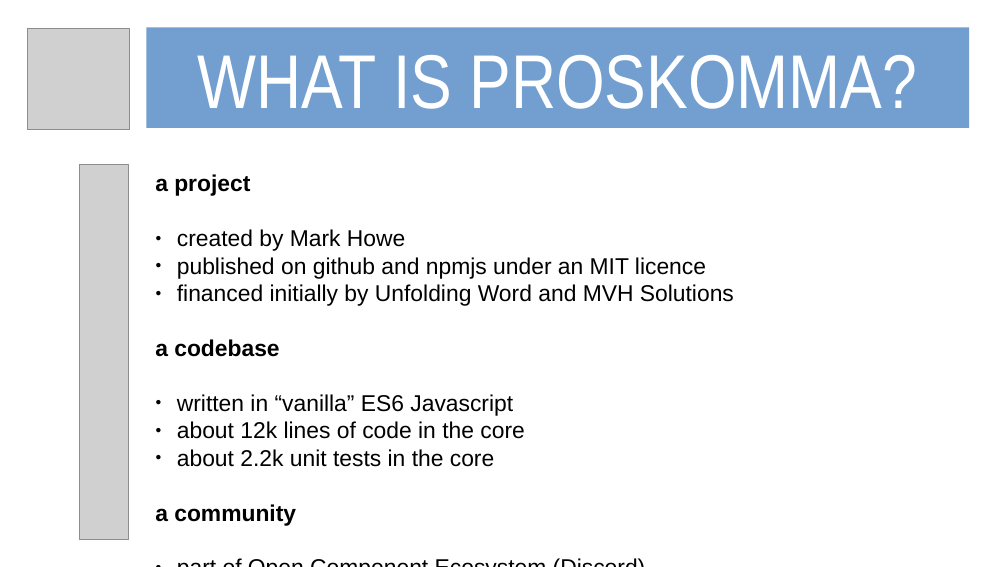
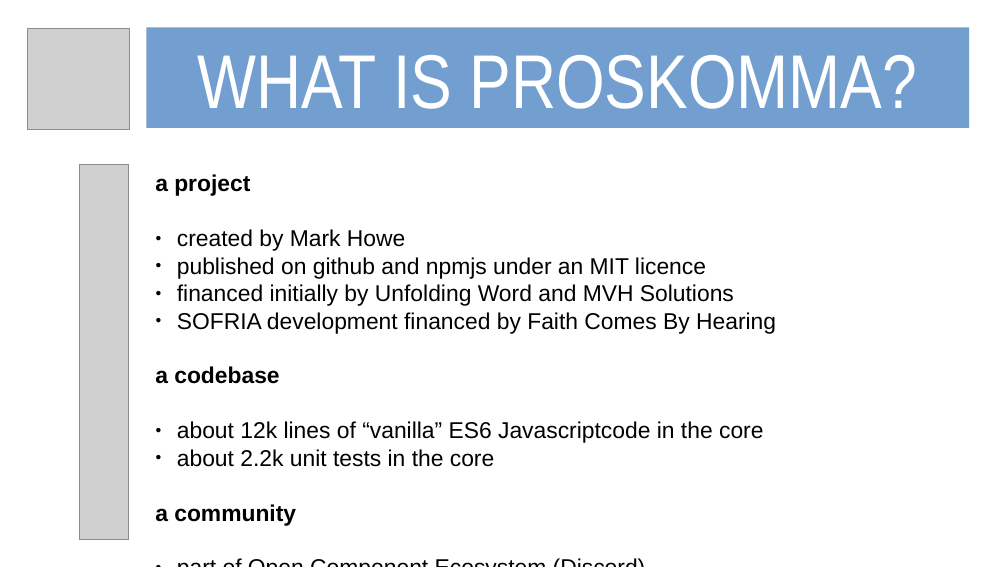
Before and after one commit to mvahowe/proskomma-js, a slide deck: slide 2 of docs/proskomma_101_slideshow.odp. Drawn at 1008x567 pixels with LibreOffice and Linux fonts; fonts in the diff are those of the drawing; grey boxes stand for pictures. Boxes give left, top, right and bottom in pixels: in the first picture for what was removed or moved away, otherwise in the second. Text is boxed around its words. In the diff, an @@ line names an element or a change of style, - is before the commit and + after.

```diff
--- a/docs/proskomma_101_slideshow.odp
+++ b/docs/proskomma_101_slideshow.odp
@@ text at [177,312,776,334]: paragraph added @@
+● SOFRIA development financed by Faith Comes By Hearing
@@ text at [177,421,763,443]: text changed @@
-● written in “vanilla” ES6 Javascript
-● about 12k lines of code in the core
+● about 12k lines of “vanilla” ES6 Javascriptcode in the core
```
Also in this commit, not shown: 2 other slides changed, 7 slides added, 1 other file.
